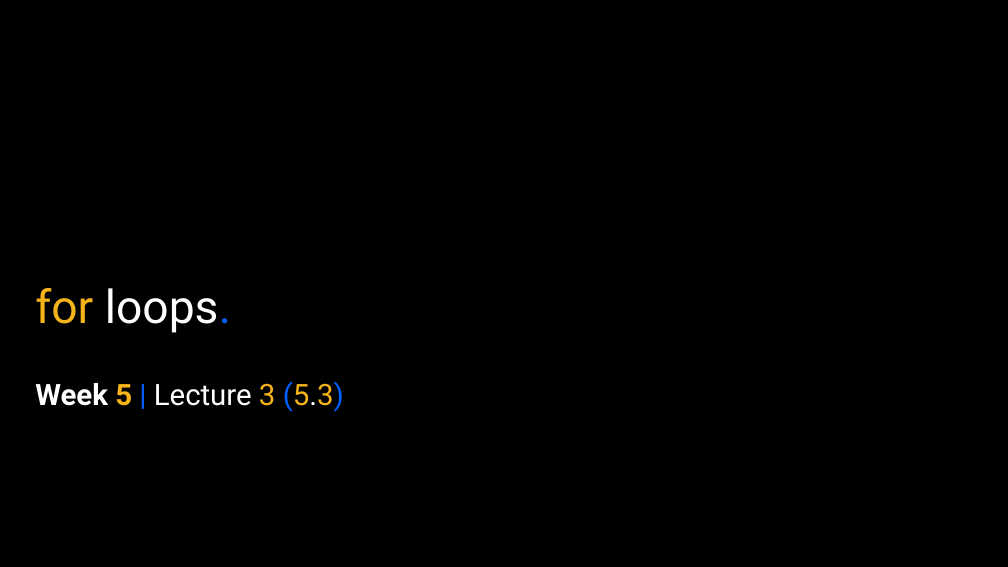
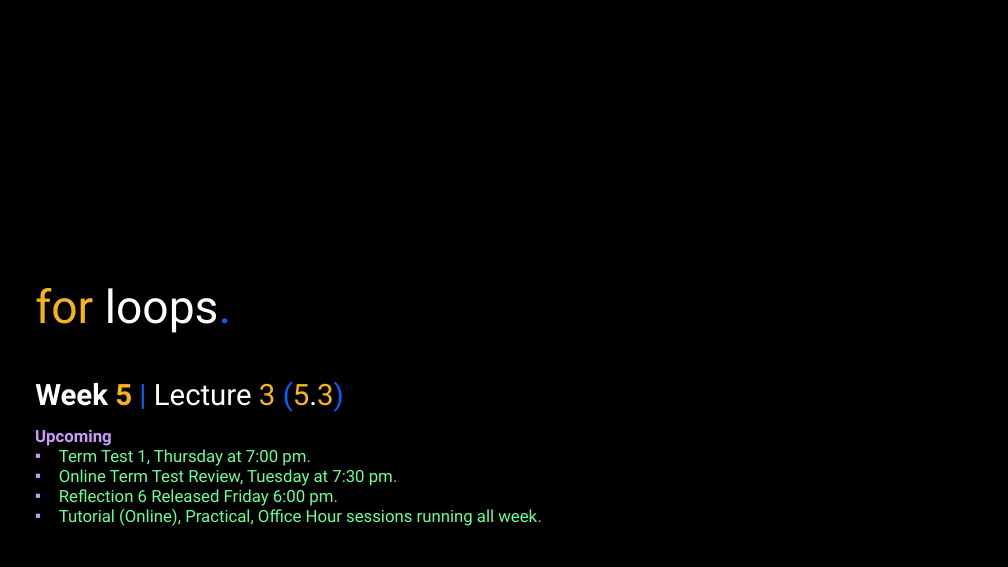
Before and after one commit to APS106/APS106-winter-2026-goodfellow-sutton, a slide deck: slide 36 of lectures/week5/lecture3/slides/week5_lecture3.pptx. Drawn at 1008x567 pixels with LibreOffice and Linux fonts; fonts in the diff are those of the drawing; background and template pictures are left out. Boxes give left, top, right and bottom in pixels: in the first picture for what was removed or moved away, otherwise in the second. Text is boxed around its words. In the diff, an @@ line names an element or a change of style, - is before the commit and + after.

Commit message:
Week 5 for loops edits

```diff
--- a/lectures/week5/lecture3/slides/week5_lecture3.pptx
+++ b/lectures/week5/lecture3/slides/week5_lecture3.pptx
@@ text added at [35,429,542,526], 16 pt, text #66FF99 @@
+Upcoming
+▪ Term Test 1, Thursday at 7:00 pm.
+▪ Online Term Test Review, Tuesday at 7:30 pm.
+▪ Reflection 6 Released Friday 6:00 pm.
+▪ Tutorial (Online), Practical, Office Hour sessions running all week.
```
Also in this commit, not shown: 3 other slides changed, 4 other files.
